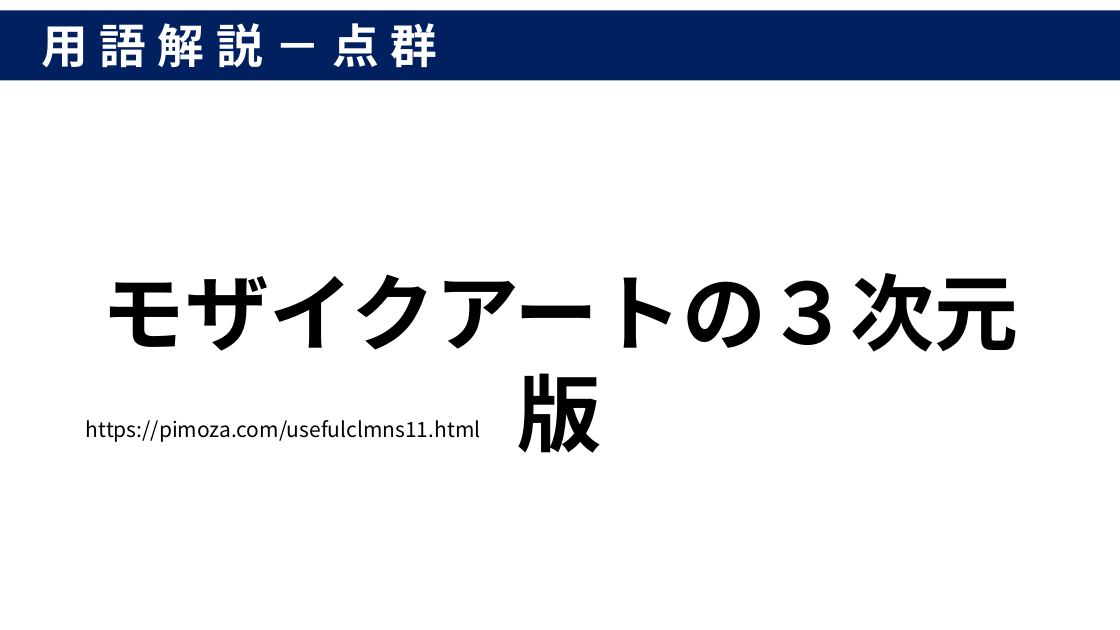
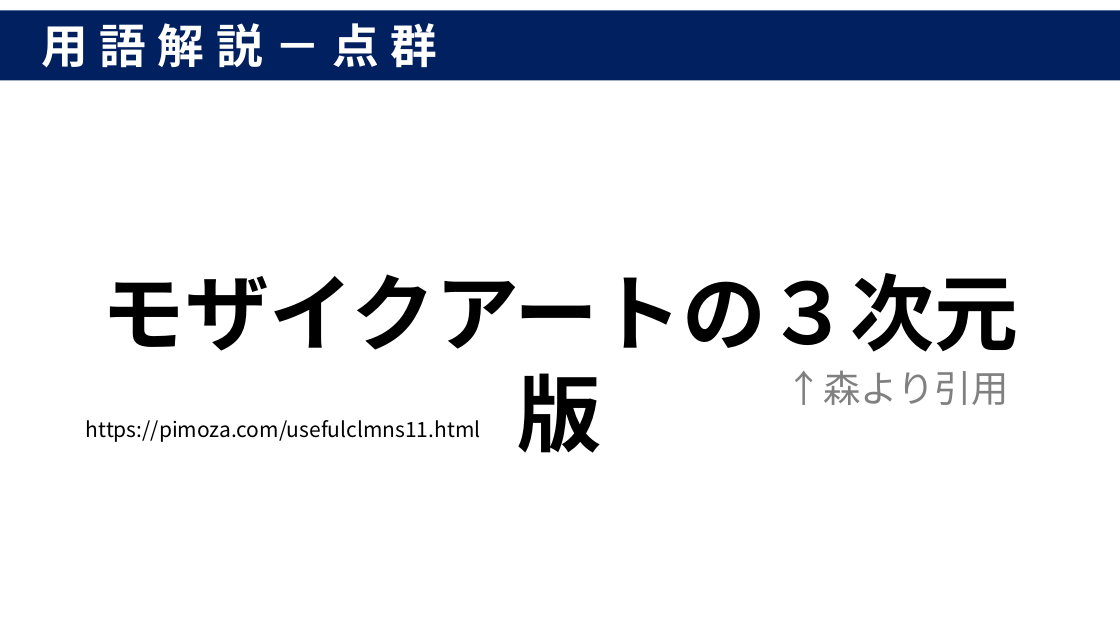
Before and after one commit to nabe-daisuki/hello-nabe, a slide deck: slide 20 of prezentation/プレゼン資料.pptx. Drawn at 1120x630 pixels with LibreOffice and Linux fonts; fonts in the diff are those of the drawing. Boxes give left, top, right and bottom in pixels: in the first picture for what was removed or moved away, otherwise in the second. Text is boxed around its words. In the diff, an @@ line names an element or a change of style, - is before the commit and + after.

Commit message:
25th

```diff
--- a/prezentation/プレゼン資料.pptx
+++ b/prezentation/プレゼン資料.pptx
@@ text added at box(786, 370, 1009, 405), 32 pt, text #808080 @@
+↑森より引用
```
Also in this commit, not shown: 2 other slides changed, 1 slide added.
